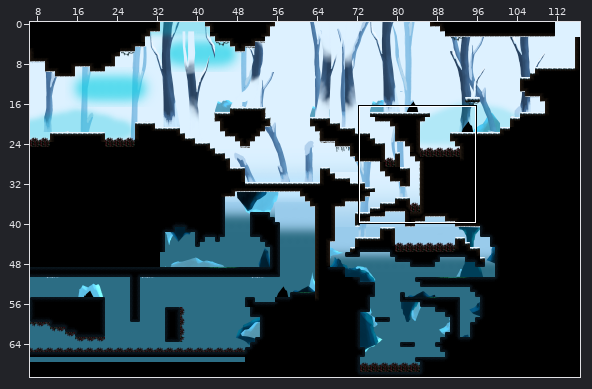
Tiled map, stored at Output/Assets/Maps/Map42.tmx. The picture above shows the old version from afar; the outline marks the close-up.
Close-up. Old version:
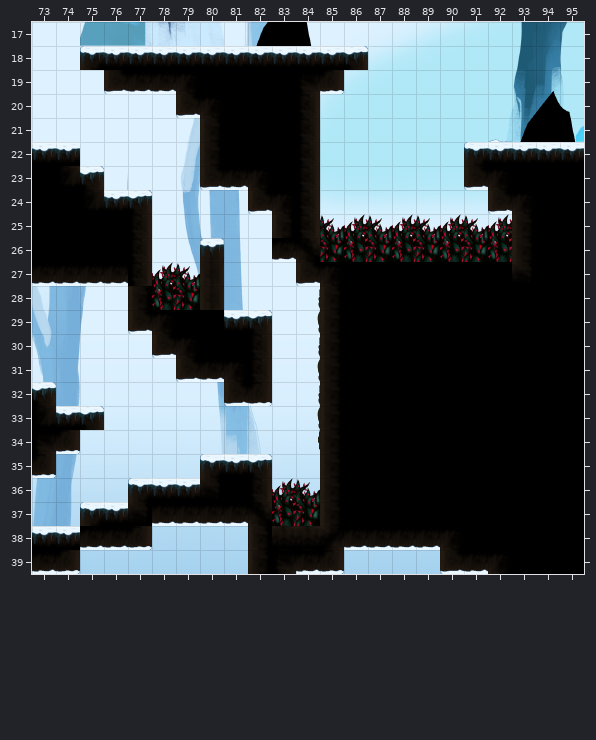
Cells are 64x64 px. Shown: x 73..95, y 17..39. The commit also changed other parts of the map, which this record leaves out.
Once edited:
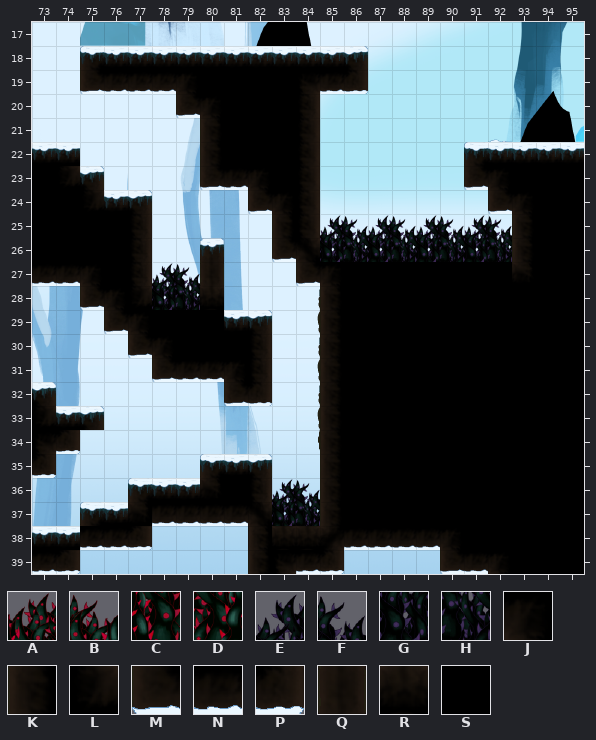
Key: from "spike3": A 0, B 1, C 2, D 3; from "spike_puple": E 0, F 1, G 2, H 3; from "tiles nieve": J 13, K 25, L 31, M 35, N 36, P 37, Q 68, R 78; from "tiles_cave": S 11.
_ is an empty cell.
Edits made:
Layer "Platforms":
y 19: x 75..76 _M -> MN; x 85..86 P_ -> NP
y 25: x 85..92 BABABABA -> EFEFEFEF
y 26: x 83 N -> M; x 85..92 DCDCDCDC -> GHGHGHGH
y 27: x 75..76 NN -> JS; x 78..79 AB -> EF
y 28: x 75..80 __KCDQ -> MJLGHR
y 29: x 76..78 _MJ -> MJS
y 30: x 77..79 _MJ -> MJS
y 31: x 78..79 _M -> MN
y 36: x 83..84 AB -> EF
y 37: x 83..84 CD -> GH
Where, in picture pixels (left, top, right, bottom), the same in both close-ups:
changed: (80, 70, 128, 94)
changed: (325, 70, 368, 94)
changed: (320, 214, 512, 262)
changed: (272, 238, 296, 262)
changed: (80, 262, 224, 382)
changed: (272, 478, 320, 526)
